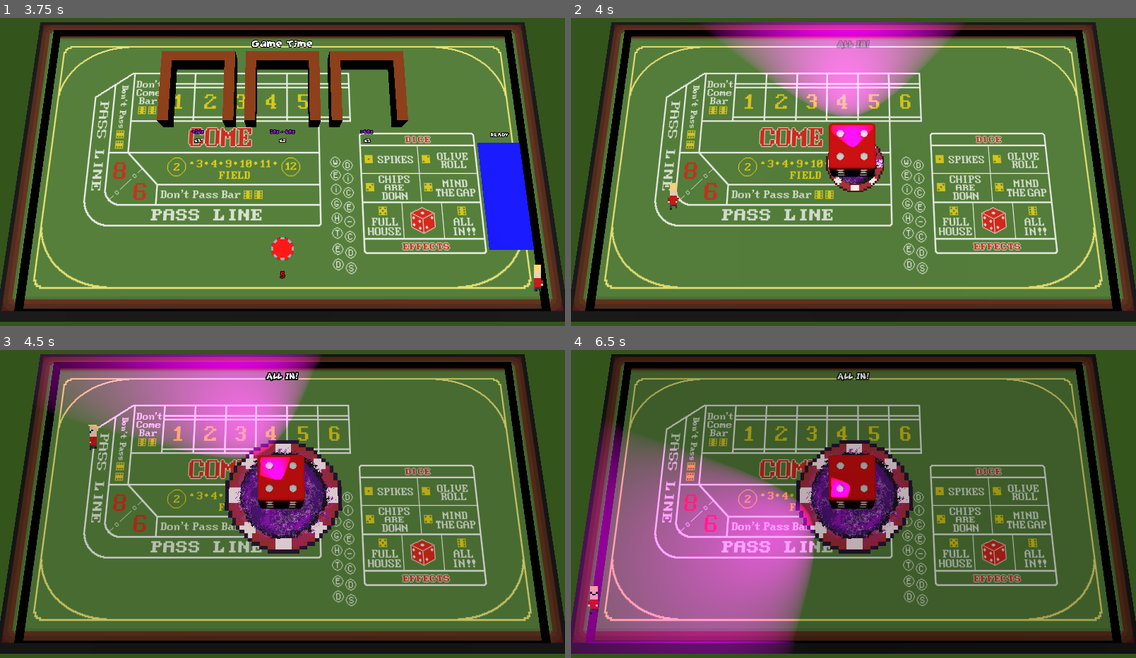
Above: before the commit, frames 1-4 (two rows, left to right).
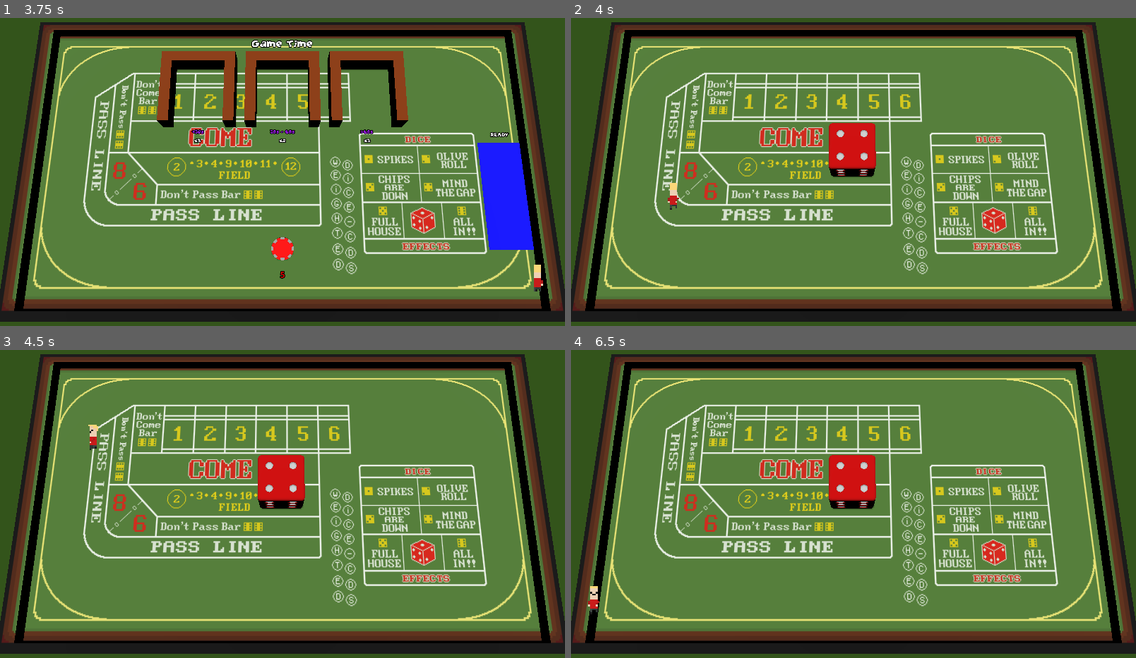
Above: after the commit, the same moments.

Repository: Laks0/weighted-dice-3d
Game: Godot game, scene res://Scenes/CharacterScreen/CharacterScreen.tscn
Same seed, same stepped clock (60 frames per second), same inputs: the game is played once before the commit and once after it.
Inputs:
- Up to frame 1 (3.75 s): click "Start" at 0.5 s; tap Enter (grab_mouse) at 1.25, 2.1 s; hold D (move_right_kb) 1.28-2.03 s; tap Alt (grab_kb2) at 1.35 s; hold S (move_down_kb) 2.03-2.78 s; hold D (move_right_kb) 2.78-3.53 s; tap Down (move_down_kb2) at 2.85 s; hold W (move_up_kb) from 3.53 s (still down); tap Left (move_left_kb2) at 3.6 s
- Up to frame 2 (4 s): keep holding W (move_up_kb)
- Up to frame 3 (4.5 s): release W (move_up_kb) at 4.28 s; hold A (move_left_kb) from 4.28 s (still down); tap Right (move_right_kb2) at 4.35 s
- Up to frame 4 (6.5 s): tap Up (move_up_kb2) at 5.1 s; release A (move_left_kb) at 5.78 s; hold S (move_down_kb) from 5.78 s (still down); tap Alt (grab_kb2) at 5.85 s

Frame 1 is identical in both runs. In frame 2, 9.1% of the frame differs, in the area x 23-70%, y 1-57%; in frame 3, 26%; in frame 4, 82%, in the area x 0-100%, y 2-99%.

Commit message:
Saqué una línea de debug

Diff:
--- a/Scenes/Arena/Arena.gd
+++ b/Scenes/Arena/Arena.gd
@@ -32,8 +32,6 @@
 	$Die.rolled.connect(startEffect)
 
 	BetHandler.startGame(self)
-
-	startEffect(5)
 
 func _process(delta):
 	gameTime += delta
